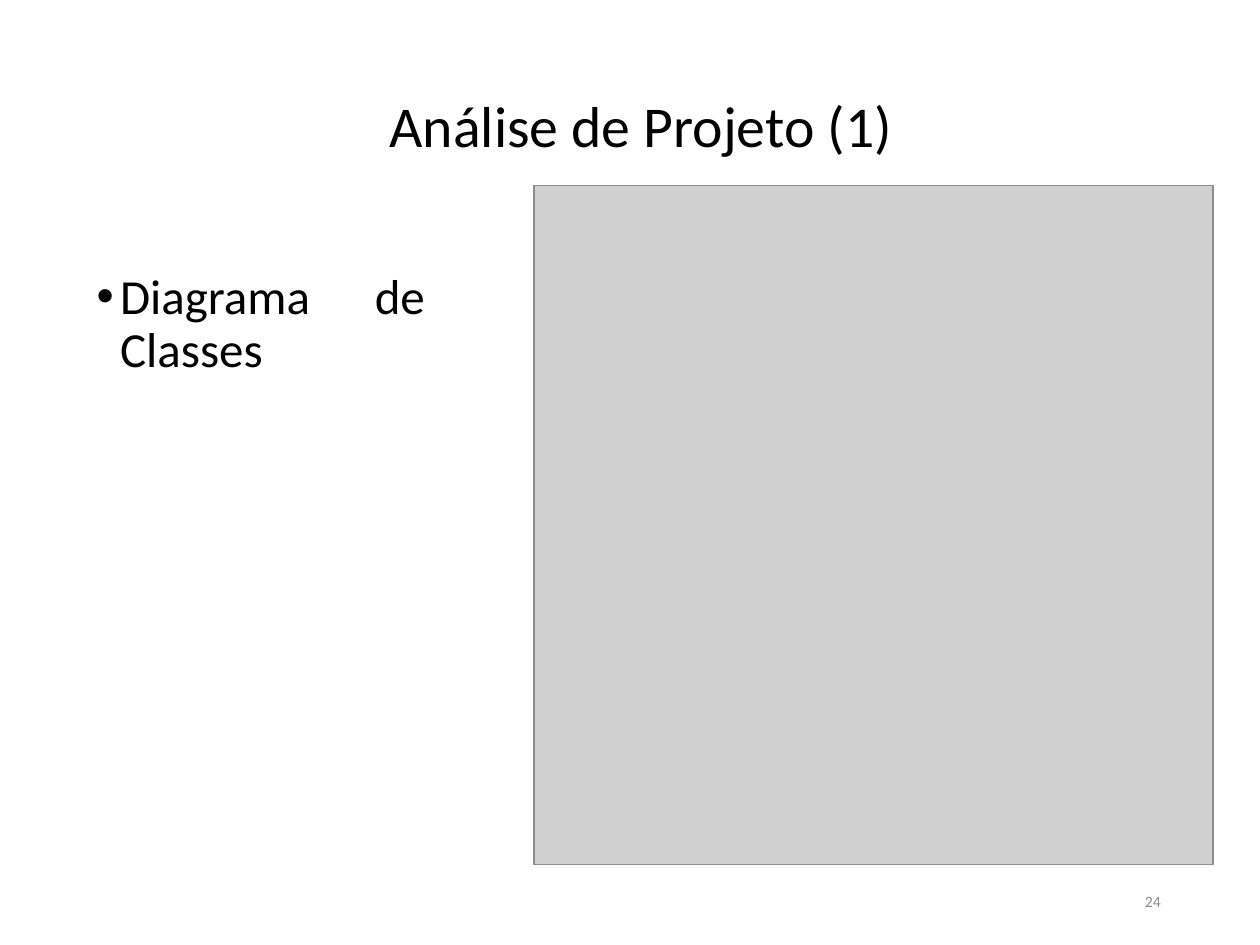
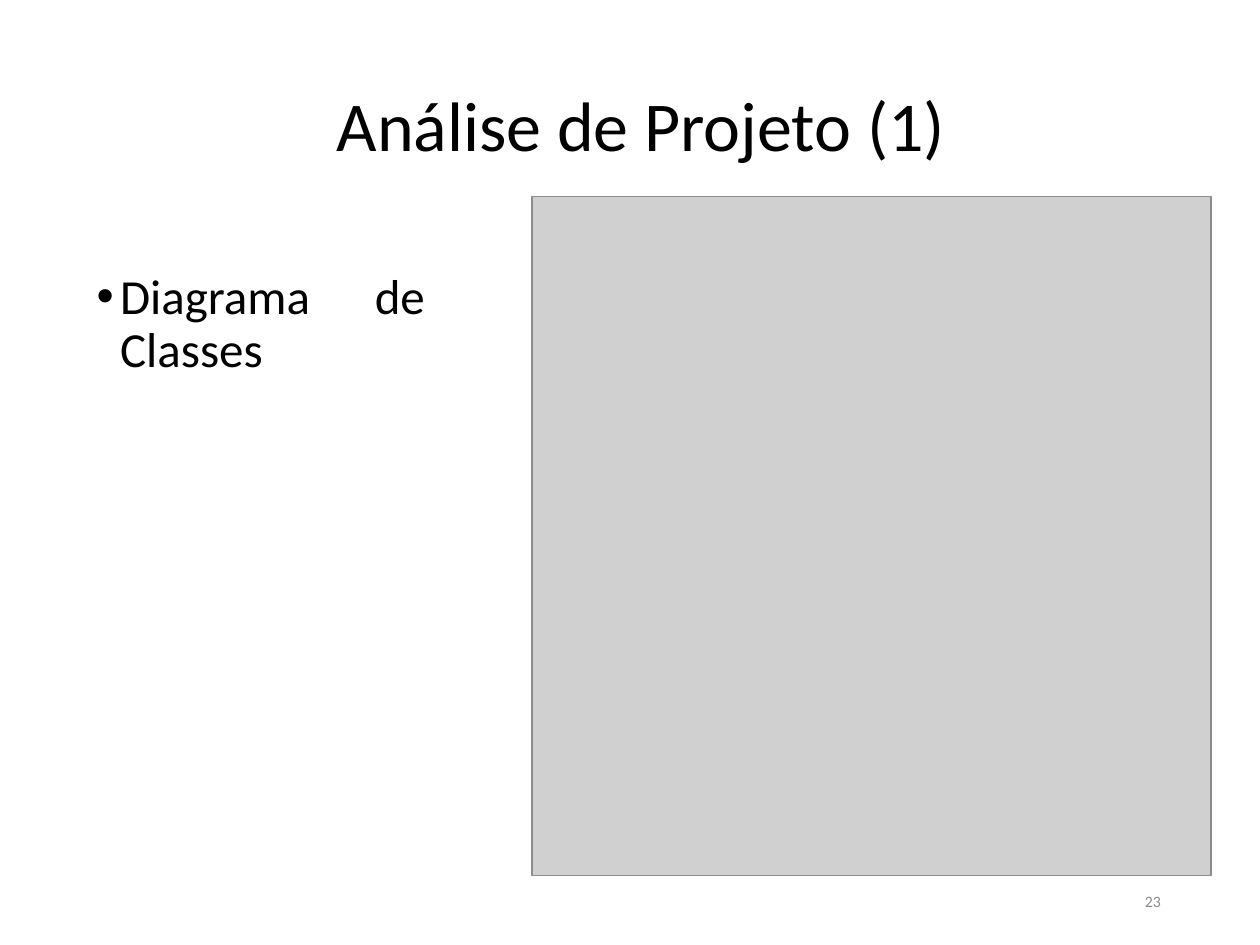
Before and after one commit to FatimaFerreiradeSousa/TCC-Mobile-Leaning, a slide deck: slide 23 of TCC - Documento/TCC II.pptx (slide 24 before the commit). Drawn at 1260x945 pixels with LibreOffice and Linux fonts; fonts in the diff are those of the drawing; grey boxes stand for pictures. Boxes give left, top, right and bottom in pixels: in the first picture for what was removed or moved away, otherwise in the second. Text is boxed around its words. In the diff, an @@ line names an element or a change of style, - is before the commit and + after.

```diff
--- a/TCC - Documento/TCC II.pptx
+++ b/TCC - Documento/TCC II.pptx
@@ title "Análise de Projeto (1)" at [337,100,945,163]: size 33 to 40 pt @@
@@ picture: place and size @@
-picture at [534,185,1213,864]
+picture at [532,197,1211,876]
@@ page number at [1145,897,1161,907]: text changed @@
-24
+23
```
Also in this commit, not shown: 18 other slides changed, 1 slide removed.
